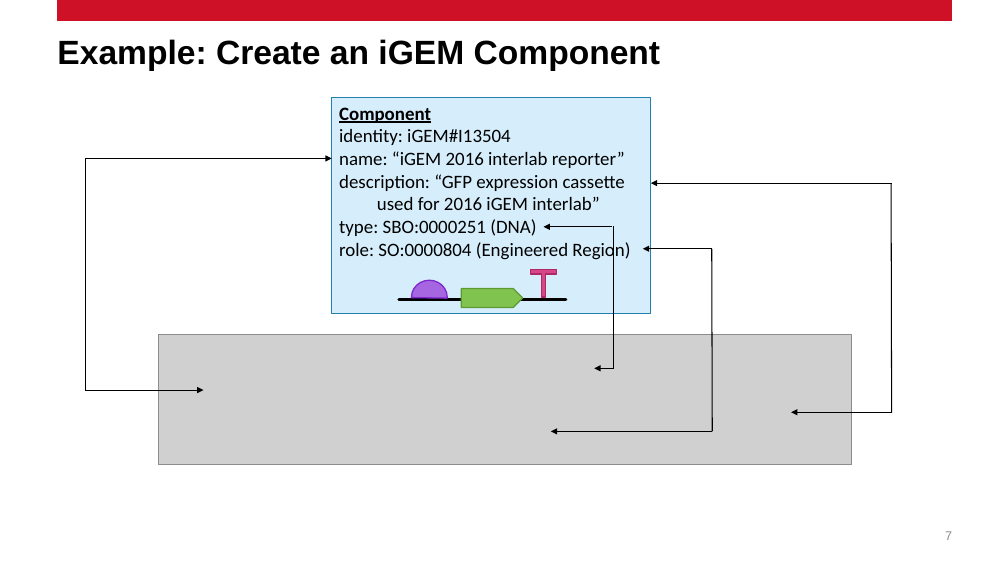
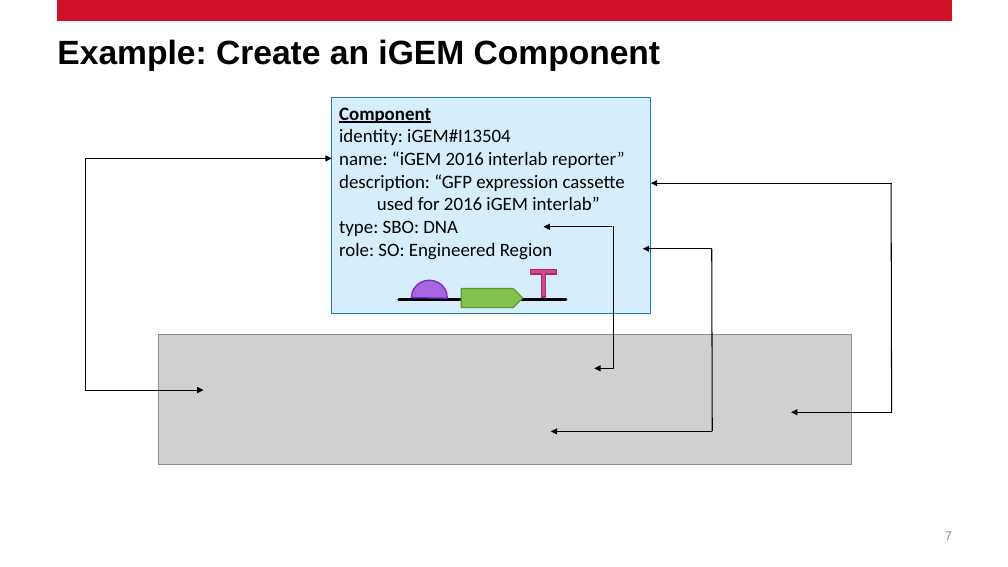
Before and after one commit to SynBioDex/Community-Media, a slide deck: slide 7 of 2021/IWBDA21/pySBOL3-IWBDA-2021.pptx. Drawn at 1008x567 pixels with LibreOffice and Linux fonts; fonts in the diff are those of the drawing; grey boxes stand for pictures; background and template pictures are left out. Boxes give left, top, right and bottom in pixels: in the first picture for what was removed or moved away, otherwise in the second. Text is boxed around its words. In the diff, an @@ line names an element or a change of style, - is before the commit and + after.

```diff
--- a/2021/IWBDA21/pySBOL3-IWBDA-2021.pptx
+++ b/2021/IWBDA21/pySBOL3-IWBDA-2021.pptx
@@ text in rectangle at [339,220,552,260]: text changed @@
-type: SBO:0000251 (DNA)
-role: SO:0000804 (Engineered Region)
+type: SBO: DNA
+role: SO: Engineered Region
```
Also in this commit, not shown: 3 other slides changed.
